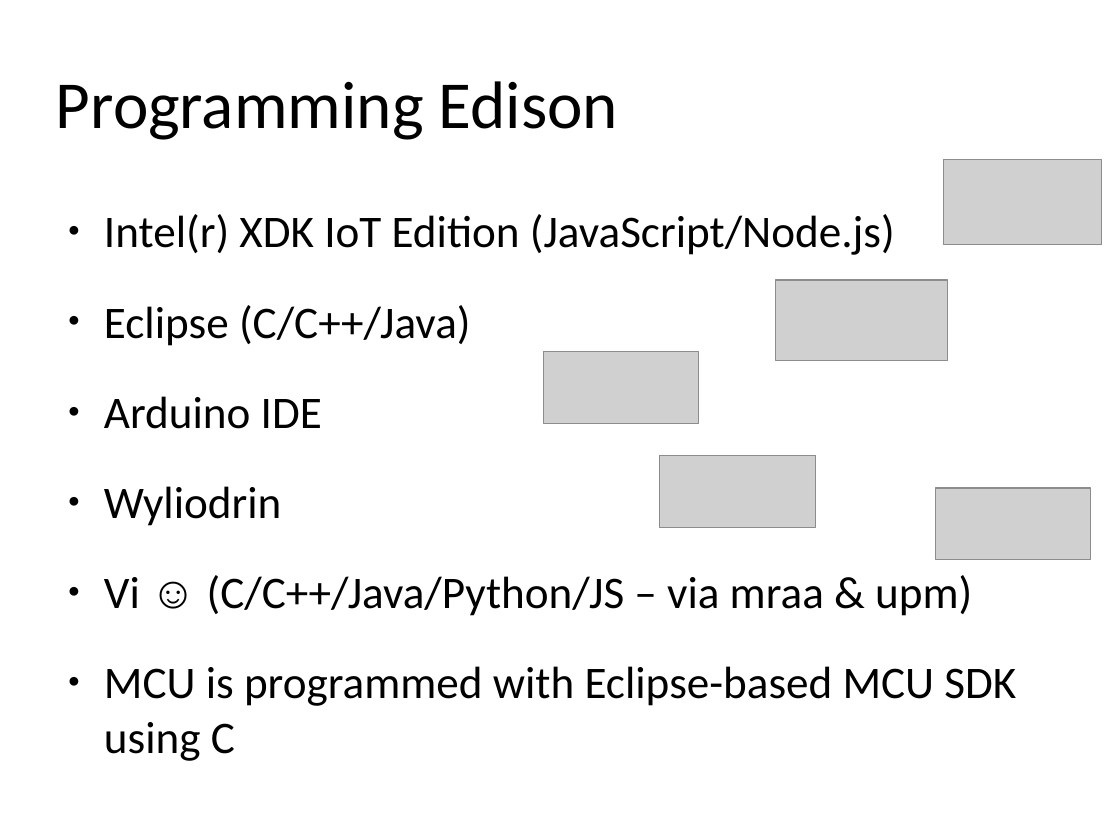
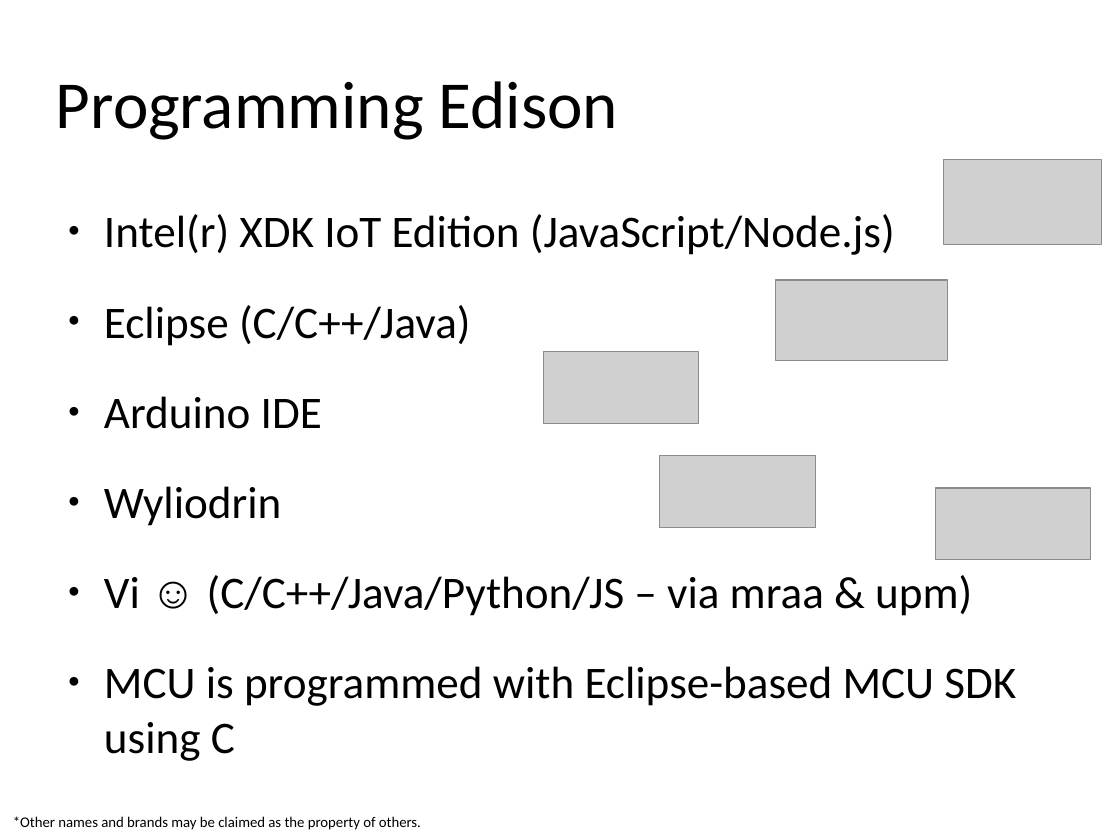
Before and after one commit to alext-mkrs/edison-workshop, a slide deck: slide 6 of slides/edison_workshop.odp. Drawn at 1120x840 pixels with LibreOffice and Linux fonts; fonts in the diff are those of the drawing; grey boxes stand for pictures; background and template pictures are left out. Boxes give left, top, right and bottom in pixels: in the first picture for what was removed or moved away, otherwise in the second. Text is boxed around its words. In the diff, an @@ line names an element or a change of style, - is before the commit and + after.

```diff
--- a/slides/edison_workshop.odp
+++ b/slides/edison_workshop.odp
@@ text added at (13, 816, 421, 830), 10.5 pt, text #000000 @@
+*Other names and brands may be claimed as the property of others.
```
Also in this commit, not shown: 2 other slides changed, 6 slides added.
